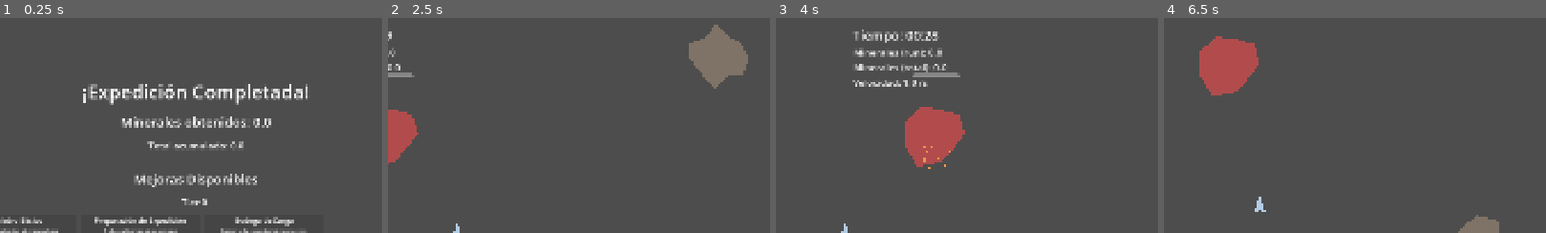
Above: before the commit, frames 1-4 (left to right).
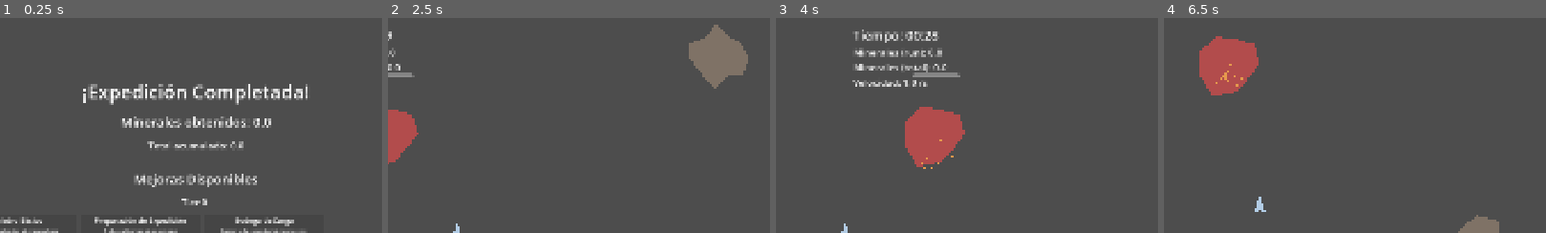
Above: after the commit, the same moments.

Repository: Sefito/space-idle-miner
Game: Godot game, scene res://scenes/Main.tscn
Two runs of this game, one before a commit and one after it. Both use one fixed random seed, a clock stepped at 60 frames per second and the inputs below.
Inputs (mouse positions are % of the whole screen's width and height, from its top left):
- Up to frame 1 (0.25 s): no input
- Up to frame 2 (2.5 s): move the mouse to (45, 70) at 0.52 s; hold W (move_up) 0.53-2 s; click (45, 70) at 0.67 s; move the mouse to (80, 65) at 1.27 s; click "Nueva Expedición" at 2 s
- Up to frame 3 (4 s): move the mouse to (72, 69) at 2.77 s; hold A (move_left) from 2.78 s (still down); click (72, 69) at 2.92 s; move the mouse to (66, 89) at 3.52 s; click (66, 89) at 3.67 s
- Up to frame 4 (6.5 s): move the mouse to (61, 27) at 4.27 s; release A (move_left) at 4.28 s; hold S (move_down) 4.28-5.03 s; click (61, 27) at 4.42 s; move the mouse to (72, 45) at 5.02 s; hold D (move_right) 5.03-5.78 s; move the mouse to (30, 55) at 5.77 s; hold W (move_up) from 5.78 s (still down); click (30, 55) at 5.92 s
The pictures show only the part of the screen within x 38-88%, y 0-50%; the shares and areas given below are measured in that part.

Frames 1-2 are identical in both runs. In frame 3, less than 0.1% of the frame differs, in the area x 38-47%, y 56-71%; in frame 4, less than 0.1%.

Commit message:
Update scenes/Expedition.gd
Co-authored-by: Copilot <175728472+Copilot@users.noreply.github.com>

Diff:
--- a/scenes/Expedition.gd
+++ b/scenes/Expedition.gd
@@ -158,7 +158,7 @@
 	laser.visible = true
 	laser_visible_time = LASER_FLASH_DURATION
 
-	# Show particles at impact point
-	if impact_particles and randf() < 0.3:  # 30% chance
+	# Show particles at impact point (consistent feedback)
+	if impact_particles:
 		impact_particles.position = current_target.position
 		impact_particles.emitting = true
